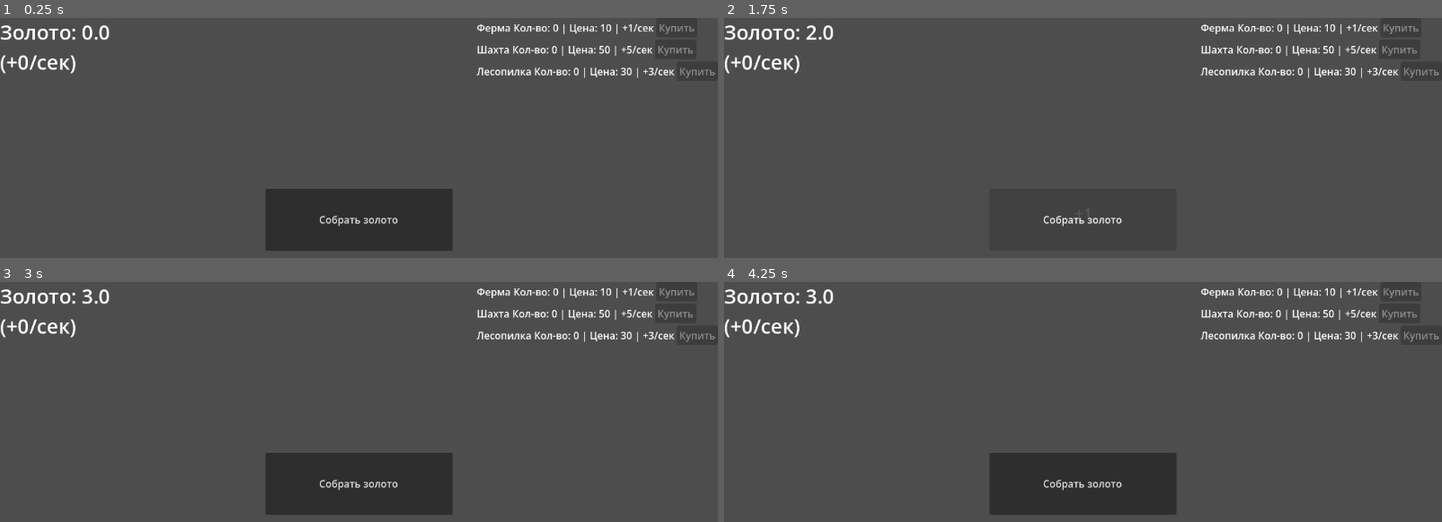
Above: before the commit, frames 1-4 (two rows, left to right).
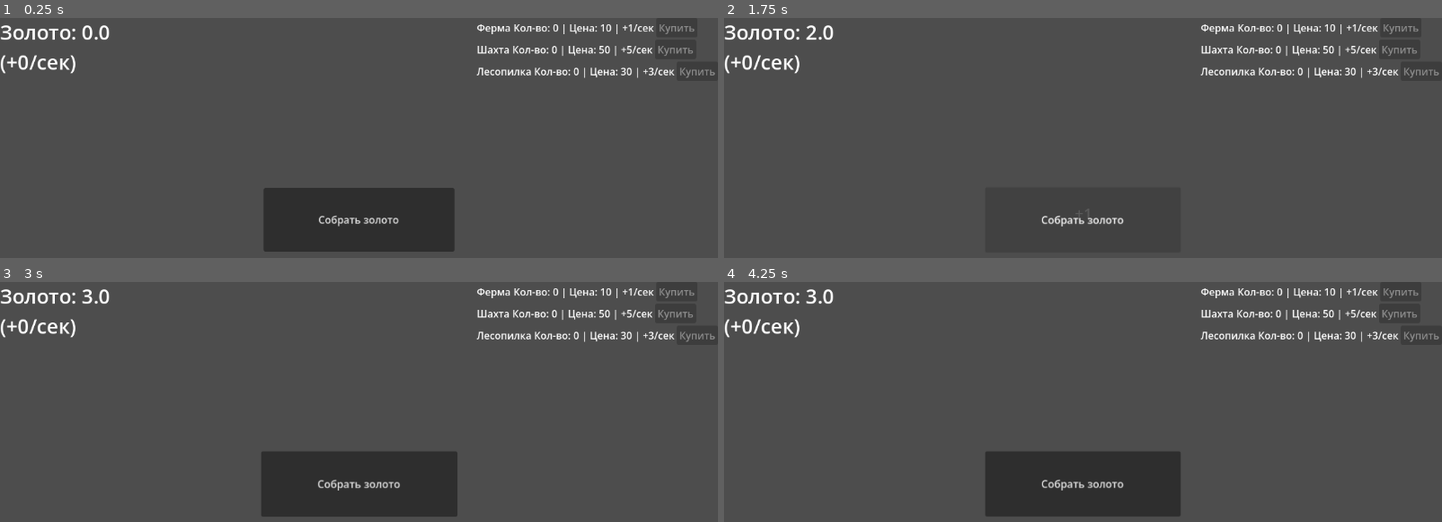
Above: after the commit, the same moments.

Repository: VPodolski/KinkdomClicker
Game: Godot game, scene res://main.tscn
The game is run twice, just before and just after one commit, with the same random seed, the same clock (stepped at 60 frames per second) and the same inputs.
Inputs (mouse positions are in pixels of both pictures, inside the frame that each line leads up to):
- Up to frame 1 (0.25 s): no input
- Up to frame 2 (1.75 s): click "Собрать золото" at 0.5 s; click "Собрать золото" at 1.25 s
- Up to frame 3 (3 s): click "Собрать золото" at 2 s; move the mouse to (516, 464) at 2.77 s
- Up to frame 4 (4.25 s): move the mouse to (939, 502) at 3.52 s

The runs differ from the first frame. In frame 1, 0.4% of the frame differs, in the area x 36-64%, y 70-98%; in frame 2, 0.2%; in frame 3, 0.8%; in frame 4, 0.8%.

Commit message:
Animation for gold button has been implemented

Diff:
--- a/main.gd
+++ b/main.gd
@@ -13,13 +13,21 @@
 var floating_text_scene = preload("res://FloatingText.tscn")
 
 func _ready():
+	await ready
+
+	gold_button.pivot_offset = gold_button.size / 2
+
 	buildings.append(BuildingData.new("Ферма", 10, 1))
 	buildings.append(BuildingData.new("Шахта", 50, 5))
 	buildings.append(BuildingData.new("Лесопилка", 30, 3))
 
 	create_building_ui()
+	start_button_pulse()
 
 	gold_button.pressed.connect(_on_gold_button_pressed)
+	gold_button.mouse_entered.connect(_on_button_hover)
+	gold_button.mouse_exited.connect(_on_button_exit)
+
 	update_ui()
 
 func create_building_ui():
@@ -44,10 +52,12 @@
 	return total
 
 func _on_gold_button_pressed():
+	gold_button.scale = Vector2(1, 1)
 	var click_value = 1
 
 	gold += click_value
 
+	animate_button_press(gold_button)
 	spawn_floating_text(click_value)
 	update_ui()
 
@@ -83,3 +93,30 @@
 	text.position += Vector2(randf_range(-20, 20), randf_range(-10, 10))
 
 	add_child(text)
+
+func animate_button_press(button: Control):
+	var tween = create_tween()
+
+	tween.set_trans(Tween.TRANS_BACK)
+	tween.set_ease(Tween.EASE_OUT)
+
+	tween.tween_property(button, "scale", Vector2(0.9, 0.9), 0.05)
+	tween.tween_property(button, "scale", Vector2(1, 1), 0.1)
+
+func _on_button_hover():
+	var tween = create_tween()
+	tween.tween_property(gold_button, "scale", Vector2(1.1, 1.1), 0.1)
+
+
+func _on_button_exit():
+	var tween = create_tween()
+	tween.tween_property(gold_button, "scale", Vector2(1, 1), 0.1)
+
+func start_button_pulse():
+	while true:
+		var tween = create_tween()
+
+		tween.tween_property(gold_button, "scale", Vector2(1.05, 1.05), 0.6)
+		tween.tween_property(gold_button, "scale", Vector2(1, 1), 0.6)
+
+		await tween.finished
